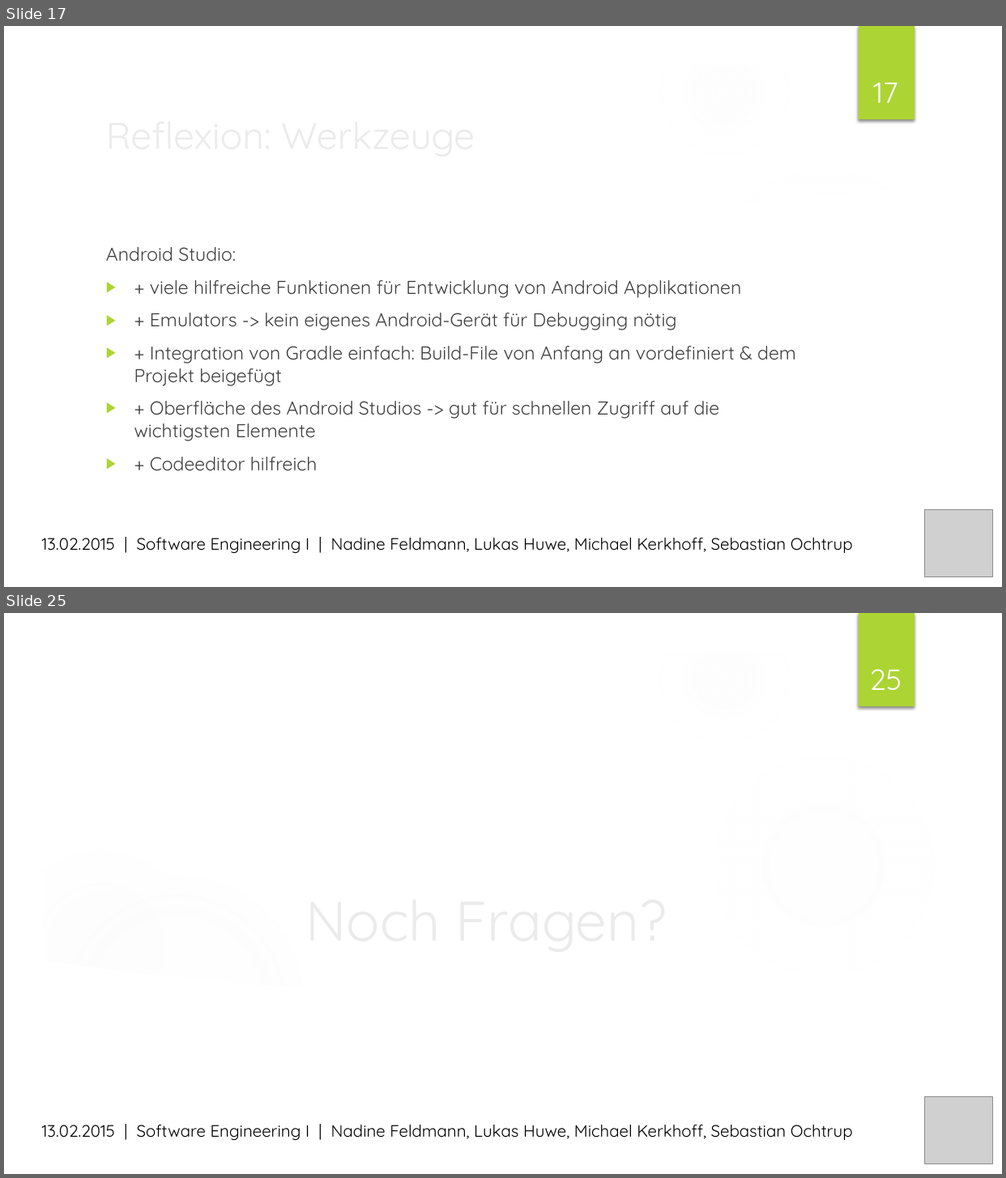
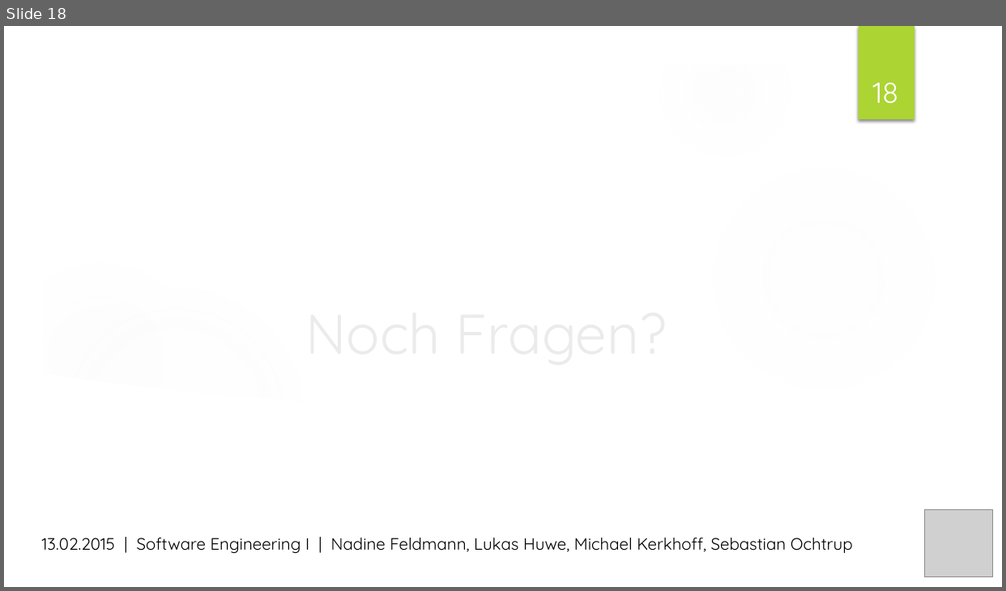
Before and after one commit to MrXXX92/pwsafe, a slide deck: Dokumentation/PWSafe Präsentation.pptx. Shown one above the other, each under a label of ours: slides 17 and 25 before the commit, slide 18 after it; the slides between them are not shown. The pictures are 1006x1178 and 1006x591 pixels, drawn with LibreOffice and Linux fonts; fonts in the diff are those of the drawing; grey boxes stand for pictures; background and template pictures are left out. Boxes give left, top, right and bottom in pixels: in the first picture for what was removed or moved away, otherwise in the second. Text is boxed around its words. In the diff, an @@ line names an element or a change of style, - is before the commit and + after.

```diff
--- a/Dokumentation/PWSafe Präsentation.pptx
+++ b/Dokumentation/PWSafe Präsentation.pptx
@@ slide 17 removed at box(4, 26, 1002, 587), background picture (left out); not listed: 7 template elements that a slide beside it also shows @@
@@ page number removed at box(873, 83, 898, 103) @@
-17
@@ title removed at box(98, 105, 816, 163) @@
-Reflexion: Werkzeuge
@@ freeform shape removed at box(698, 151, 971, 233) @@
@@ freeform shape removed at box(41, 179, 965, 550) @@
@@ text removed at box(106, 247, 796, 471) @@
-Android Studio:
-▶ + viele hilfreiche Funktionen für Entwicklung von Android Applikationen
-▶ + Emulators -> kein eigenes Android-Gerät für Debugging nötig
-▶ + Integration von Gradle einfach: Build-File von Anfang an vordefiniert & dem Projekt beigefügt
-▶ + Oberfläche des Android Studios -> gut für schnellen Zugriff auf die wichtigsten Elemente
-▶ + Codeeditor hilfreich
@@ picture removed at box(925, 510, 992, 577) @@
@@ text removed at box(42, 538, 853, 553) @@
-13.02.2015 | Software Engineering I | Nadine Feldmann, Lukas Huwe, Michael Kerkhoff, Sebastian Ochtrup
@@ what was slide 25 is now slide 18 @@
@@ page number at box(872, 83, 898, 104): text changed @@
-25
+18
```
Also in this commit, not shown: 13 slides changed, 6 other slides removed.
